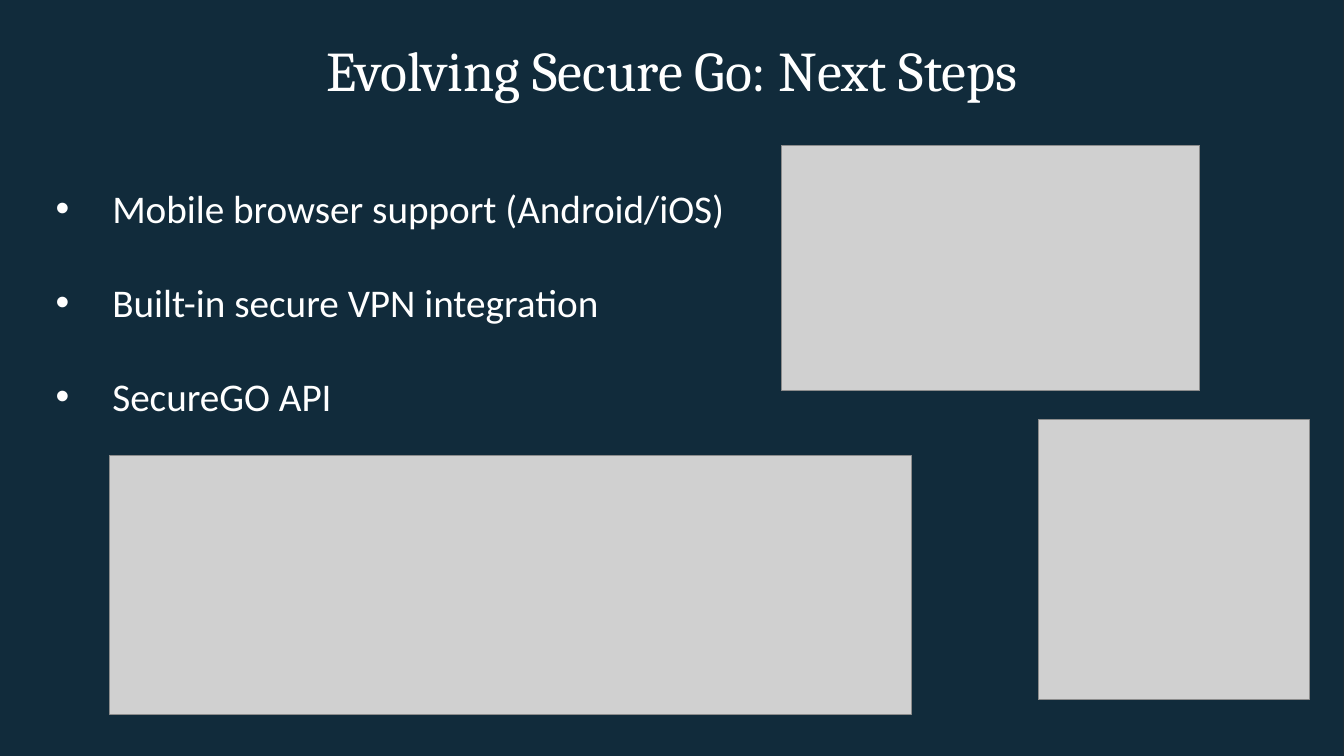
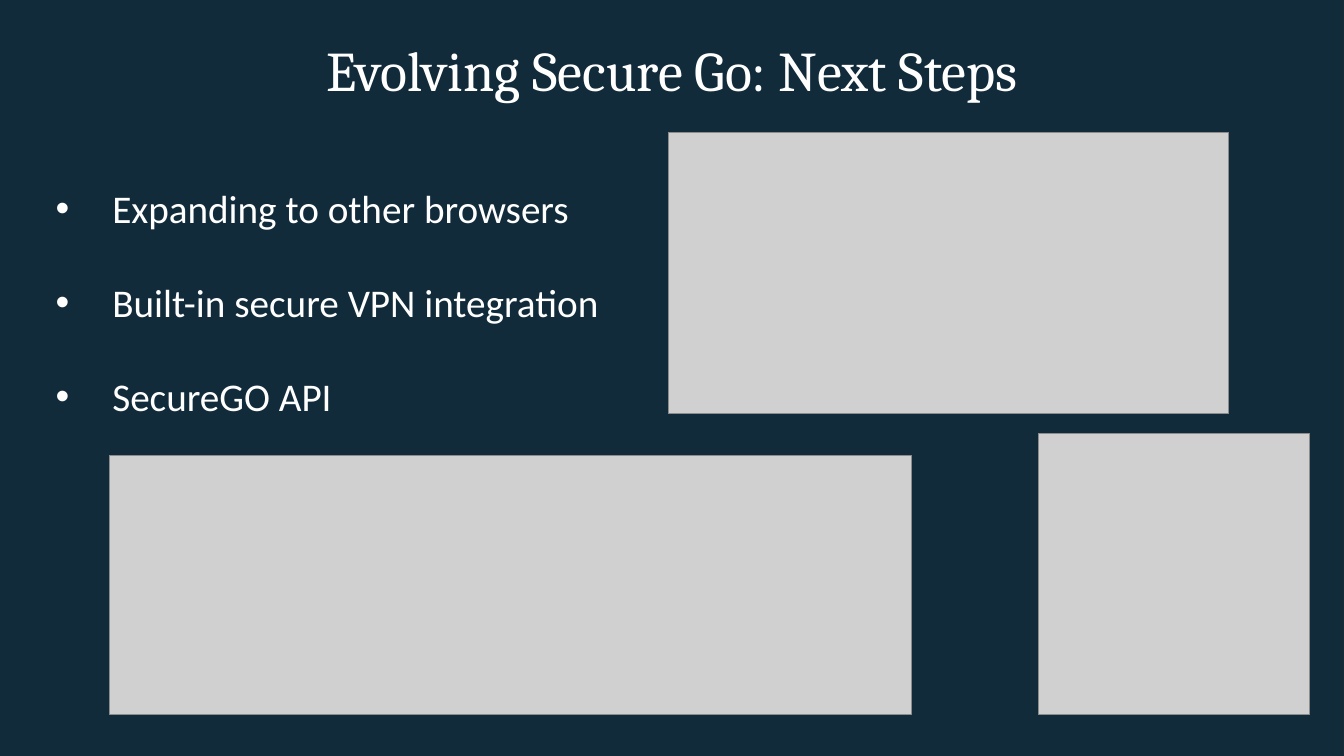
Before and after one commit to HragBankian/Secure_Go, a slide deck: slide 15 of SecureGO.pptx. Drawn at 1344x756 pixels with LibreOffice and Linux fonts; fonts in the diff are those of the drawing; grey boxes stand for pictures; background and template pictures are left out; a plain dark background stands for a picture behind light text. Boxes give left, top, right and bottom in pixels: in the first picture for what was removed or moved away, otherwise in the second. Text is boxed around its words. In the diff, an @@ line names an element or a change of style, - is before the commit and + after.

Commit message:
PowerPoint presentation (completed v2)

```diff
--- a/SecureGO.pptx
+++ b/SecureGO.pptx
@@ picture: place and size @@
-picture at (781, 145, 1200, 391)
+picture at (668, 132, 1229, 413)
@@ text at (112, 195, 569, 230): text changed @@
-• Mobile browser support (Android/iOS)
+• Expanding to other browsers
@@ picture: place and size @@
-picture at (1038, 419, 1310, 700)
+picture at (1038, 434, 1310, 714)
```
